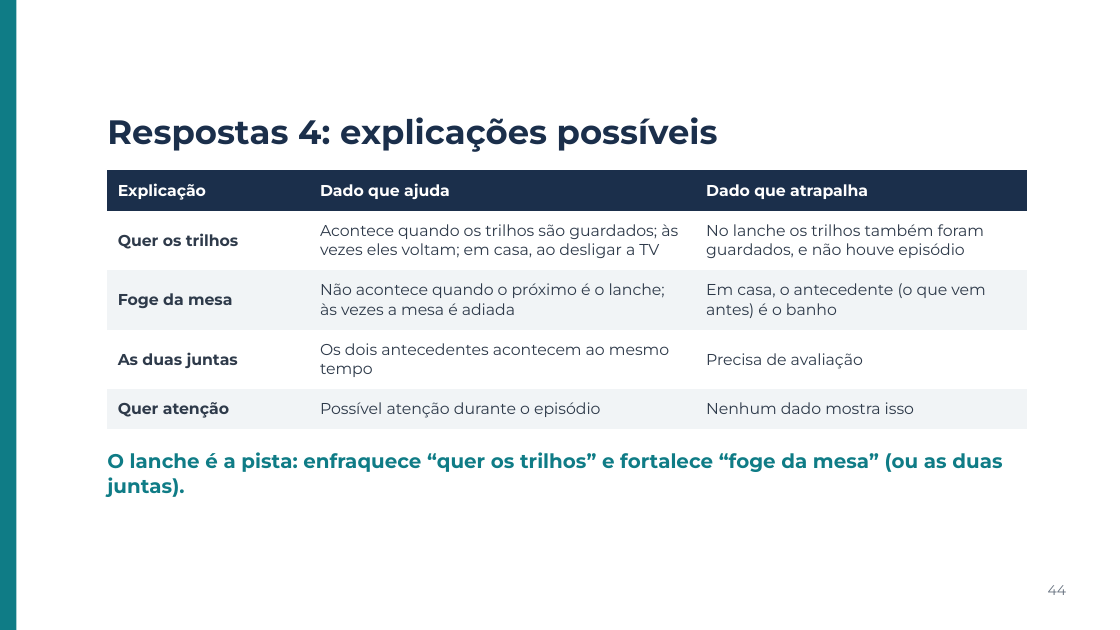
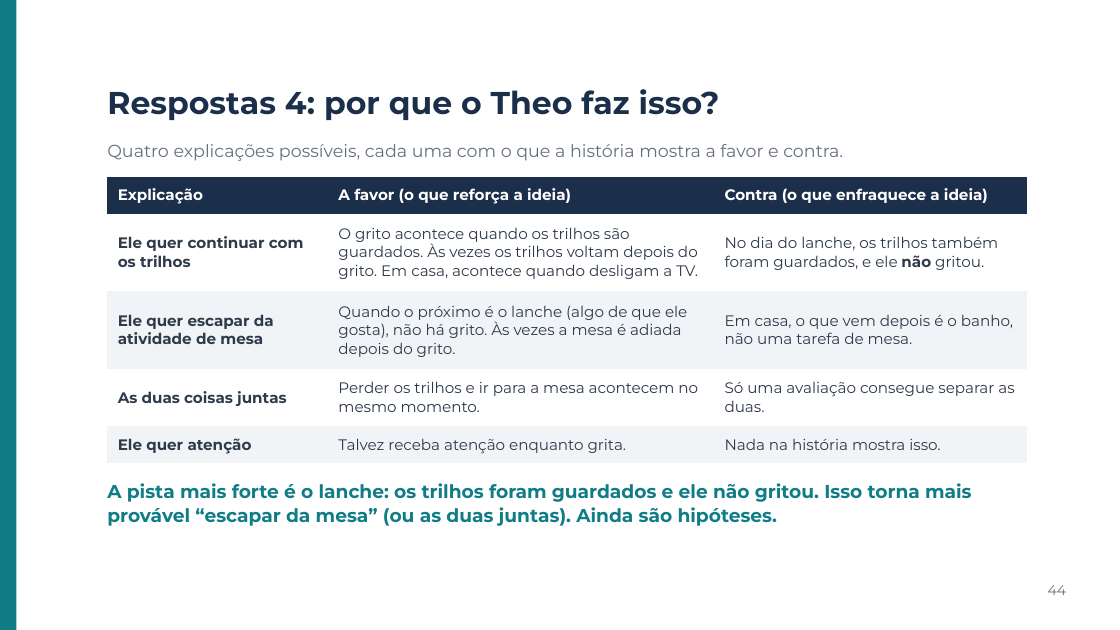
Before and after one commit to betinabinatti/CORE_WORKSHOP_ABA_TEA.md, a slide deck: slide 44 of workshop-aba-tea-lacc/apresentacao/Apresentacao_Workshop_ABA_TEA.pptx. Drawn at 1120x630 pixels with LibreOffice and Linux fonts; fonts in the diff are those of the drawing. Boxes give left, top, right and bottom in pixels: in the first picture for what was removed or moved away, otherwise in the second. Text is boxed around its words. In the diff, an @@ line names an element or a change of style, - is before the commit and + after.

```diff
--- a/workshop-aba-tea-lacc/apresentacao/Apresentacao_Workshop_ABA_TEA.pptx
+++ b/workshop-aba-tea-lacc/apresentacao/Apresentacao_Workshop_ABA_TEA.pptx
@@ text at <box>107,89,720,120</box>: text changed; size 29 to 27 pt @@
-Respostas 4: explicações possíveis
+Respostas 4: por que o Theo faz isso?
@@ text added at <box>107,144,843,161</box>, 15 pt, text #66717F @@
+Quatro explicações possíveis, cada uma com o que a história mostra a favor e contra.
@@ table at <box>108,176,1028,463</box> @@
-row 1, column 2: Dado que ajuda
+row 1, column 2: A favor (o que reforça a ideia)
-row 1, column 3: Dado que atrapalha
+row 1, column 3: Contra (o que enfraquece a ideia)
-row 2: Quer os trilhos | Acontece quando os trilhos são guardados; às vezes eles voltam; em casa, ao desligar a TV | No lanche os trilhos também foram guardados, e não houve episódio
+row 2: Ele quer continuar com os trilhos | O grito acontece quando os trilhos são guardados. Às vezes os trilhos voltam depois do grito. Em casa, acontece quando desligam a TV. | No dia do lanche, os trilhos também foram guardados, e ele não gritou.
-row 3: Foge da mesa | Não acontece quando o próximo é o lanche; às vezes a mesa é adiada | Em casa, o antecedente (o que vem antes) é o banho
+row 3: Ele quer escapar da atividade de mesa | Quando o próximo é o lanche (algo de que ele gosta), não há grito. Às vezes a mesa é adiada depois do grito. | Em casa, o que vem depois é o banho, não uma tarefa de mesa.
-row 4: As duas juntas | Os dois antecedentes acontecem ao mesmo tempo | Precisa de avaliação
+row 4: As duas coisas juntas | Perder os trilhos e ir para a mesa acontecem no mesmo momento. | Só uma avaliação consegue separar as duas.
-row 5: Quer atenção | Possível atenção durante o episódio | Nenhum dado mostra isso
+row 5: Ele quer atenção | Talvez receba atenção enquanto grita. | Nada na história mostra isso.
@@ size 13.5 to 13 pt in "Explicação" @@
@@ table: place and size @@
-table at <box>108,171,1028,429</box>
+table at <box>108,176,1028,463</box>
@@ text at <box>107,483,972,526</box>: text changed; size 17 to 16 pt @@
-O lanche é a pista: enfraquece “quer os trilhos” e fortalece “foge da mesa” (ou as duas juntas).
+A pista mais forte é o lanche: os trilhos foram guardados e ele não gritou. Isso torna mais provável “escapar da mesa” (ou as duas juntas). Ainda são hipóteses.
```
Also in this commit, not shown: 3 other slides changed, 9 other files.
